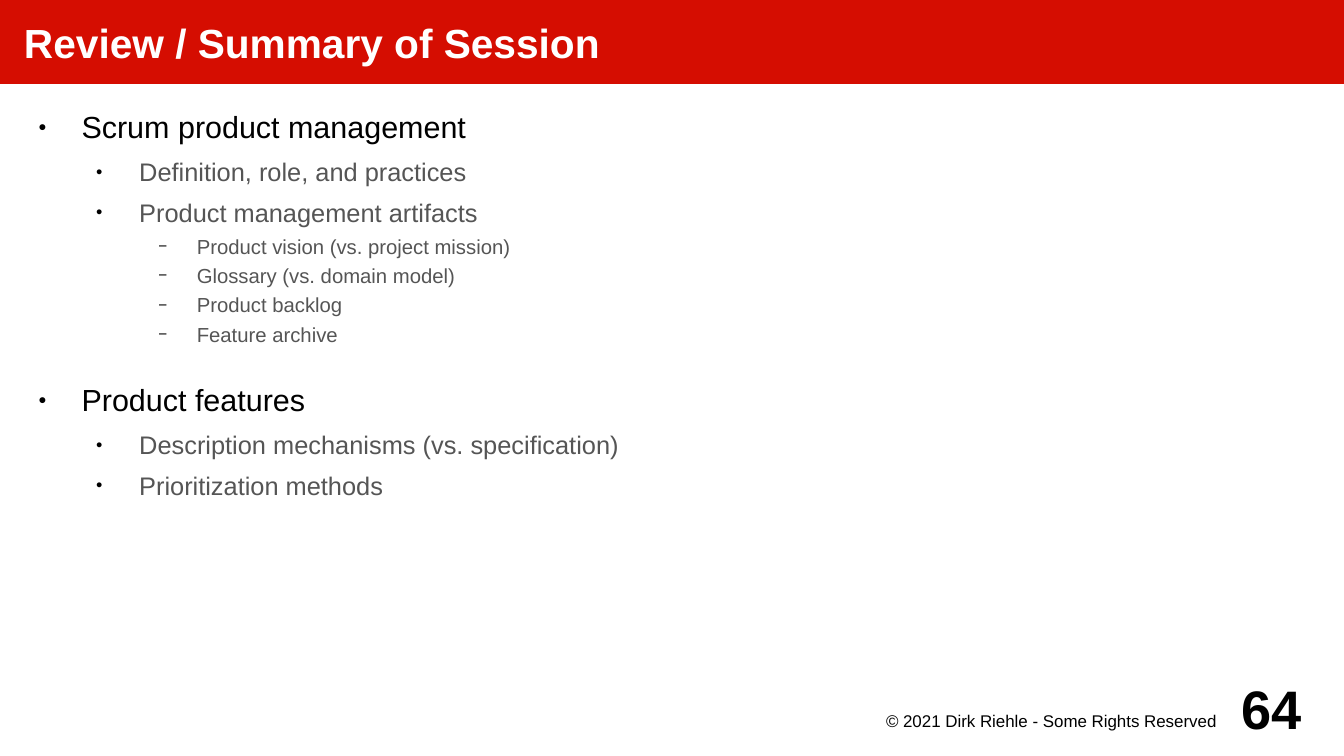
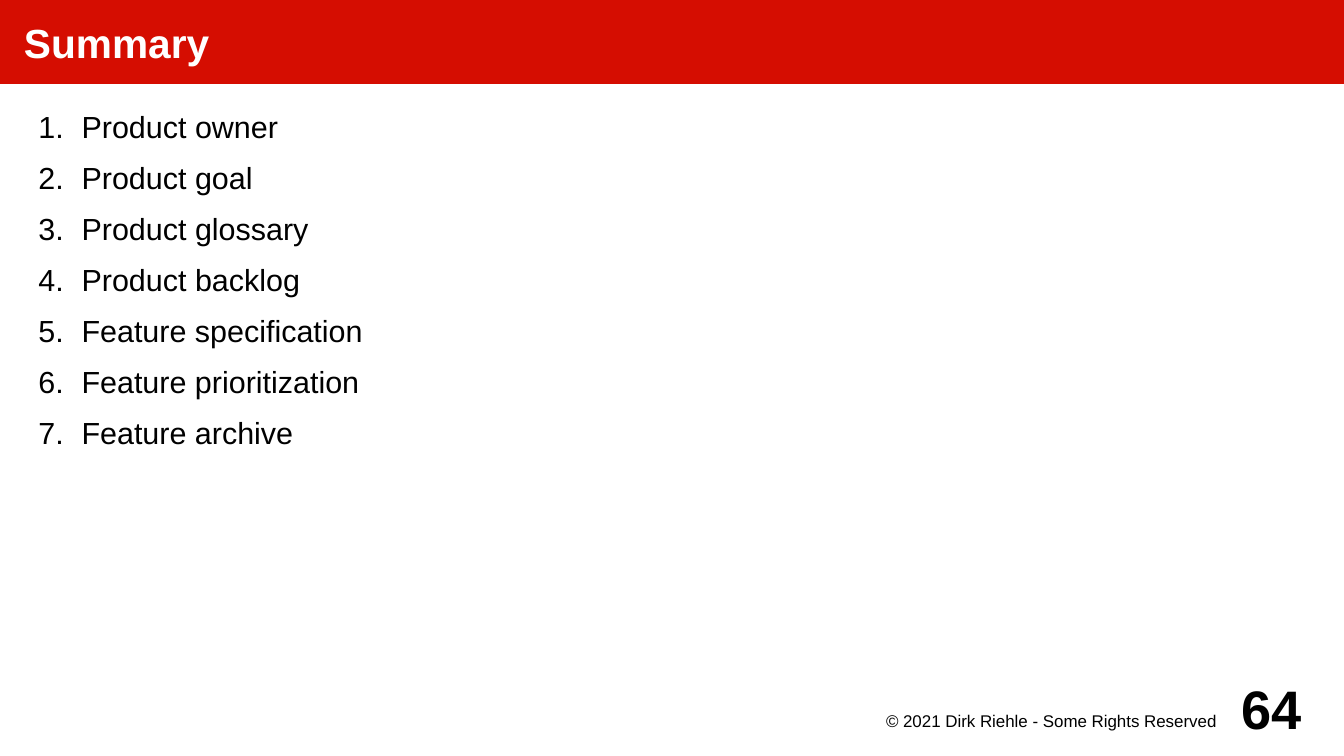
Before and after one commit to dirkriehle/amos-course, a slide deck: slide 64 of Lecture slides/AMOS D01 - Product Management.odp. Drawn at 1344x756 pixels with LibreOffice and Linux fonts; fonts in the diff are those of the drawing. Boxes give left, top, right and bottom in pixels: in the first picture for what was removed or moved away, otherwise in the second. Text is boxed around its words. In the diff, an @@ line names an element or a change of style, - is before the commit and + after.

```diff
--- a/Lecture slides/AMOS D01 - Product Management.odp
+++ b/Lecture slides/AMOS D01 - Product Management.odp
@@ title at [24, 29, 209, 65]: text changed @@
-Review / Summary of Session
+Summary
@@ text at [82, 116, 308, 246]: text changed; size 12 to 18 pt; text colour #555555 to #000000 @@
-● Scrum product management
-  ● Definition, role, and practices
-  ● Product management artifacts
-    − Product vision (vs. project mission)
-    − Glossary (vs. domain model)
+1. Product owner
+2. Product goal
+3. Product glossary
@@ text at [82, 269, 300, 445]: size 12 to 18 pt, text colour #555555 to #000000 in "Product backlog", "Feature archive"; bullet − to 1.; list level 3 to 1 in "Product backlog"; list level 3 to 1 in "Feature archive" @@
@@ text at [82, 320, 363, 399]: paragraphs added @@
+5. Feature specification
+6. Feature prioritization
@@ text at [82, 389, 619, 496]: paragraphs removed @@
-● Product features
-  ● Description mechanisms (vs. specification)
-  ● Prioritization methods
```
Also in this commit, not shown: 2 other slides changed, 18 other files.
